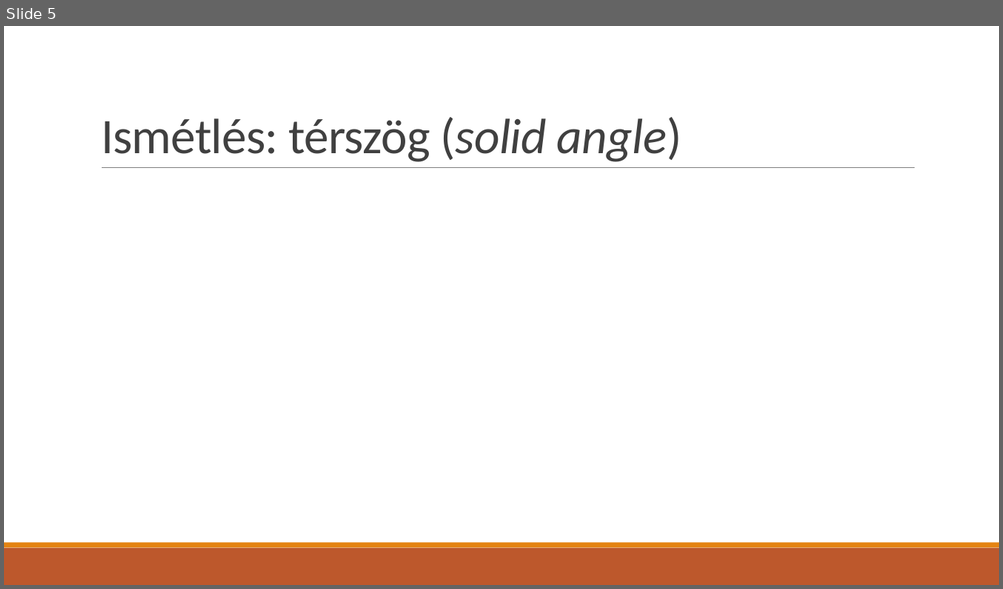
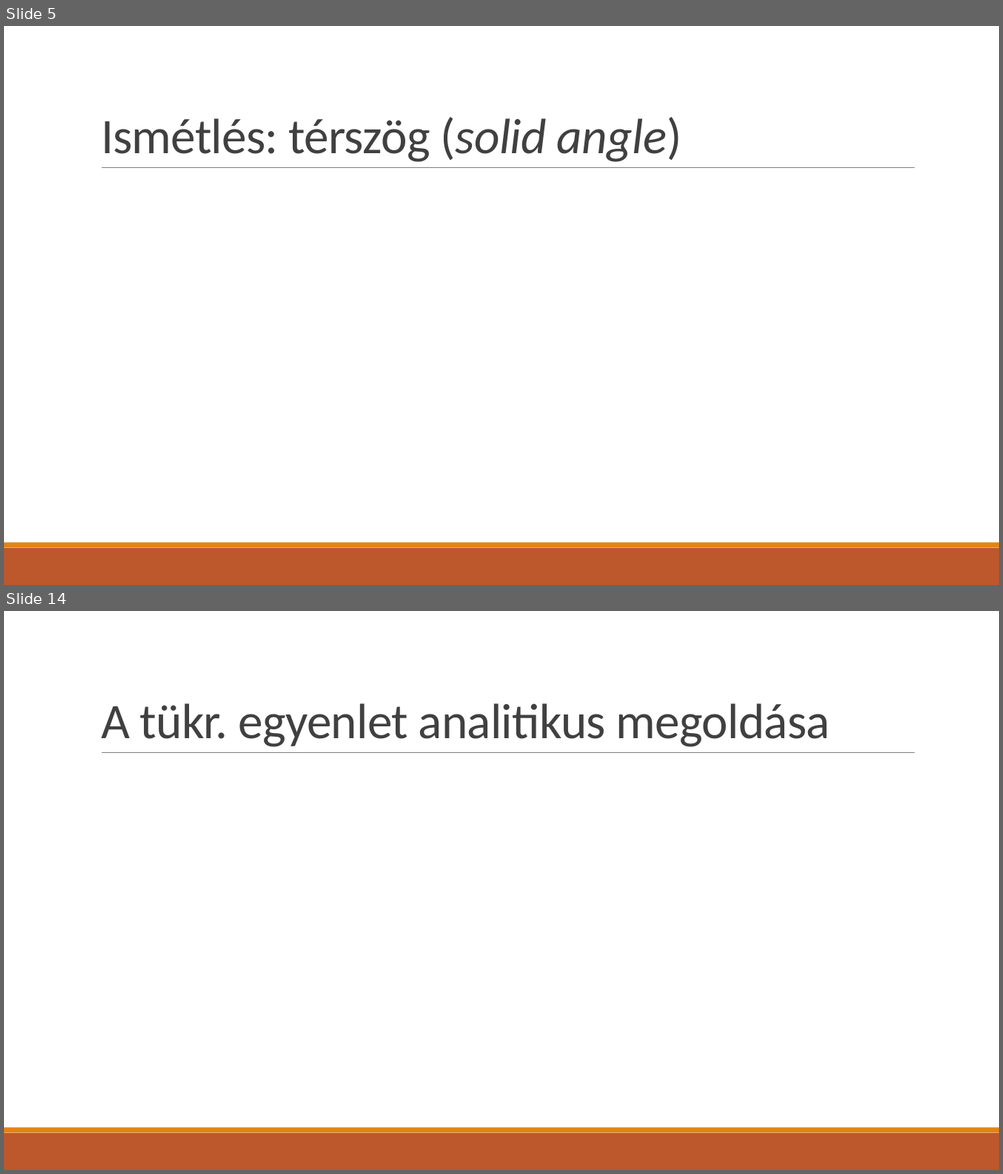
Before and after one commit to asylum2010/Asylum-s-ELTE-Exercises, a slide deck: PBR_EA_01.pptx. Shown one above the other, each under a label of ours: slide 5 before the commit, slides 5 and 14 after it; the slides between them are not shown. The pictures are 1003x589 and 1003x1174 pixels, drawn with LibreOffice and Linux fonts; fonts in the diff are those of the drawing; grey boxes stand for pictures. Boxes give left, top, right and bottom in pixels: in the first picture for what was removed or moved away, otherwise in the second. Text is boxed around its words. In the diff, an @@ line names an element or a change of style, - is before the commit and + after.

```diff
--- a/PBR_EA_01.pptx
+++ b/PBR_EA_01.pptx
@@ slide 14 added at (x1=4, y1=611, x2=999, y2=1170), background #FFFFFF; not listed: 3 template elements that a slide beside it also shows @@
@@ title added at (x1=101, y1=703, x2=830, y2=747), 48 pt, text #404040 @@
+A tükr. egyenlet analitikus megoldása
```
Also in this commit, not shown: 1 slide changed, 9 other slides added, 6 other files.
